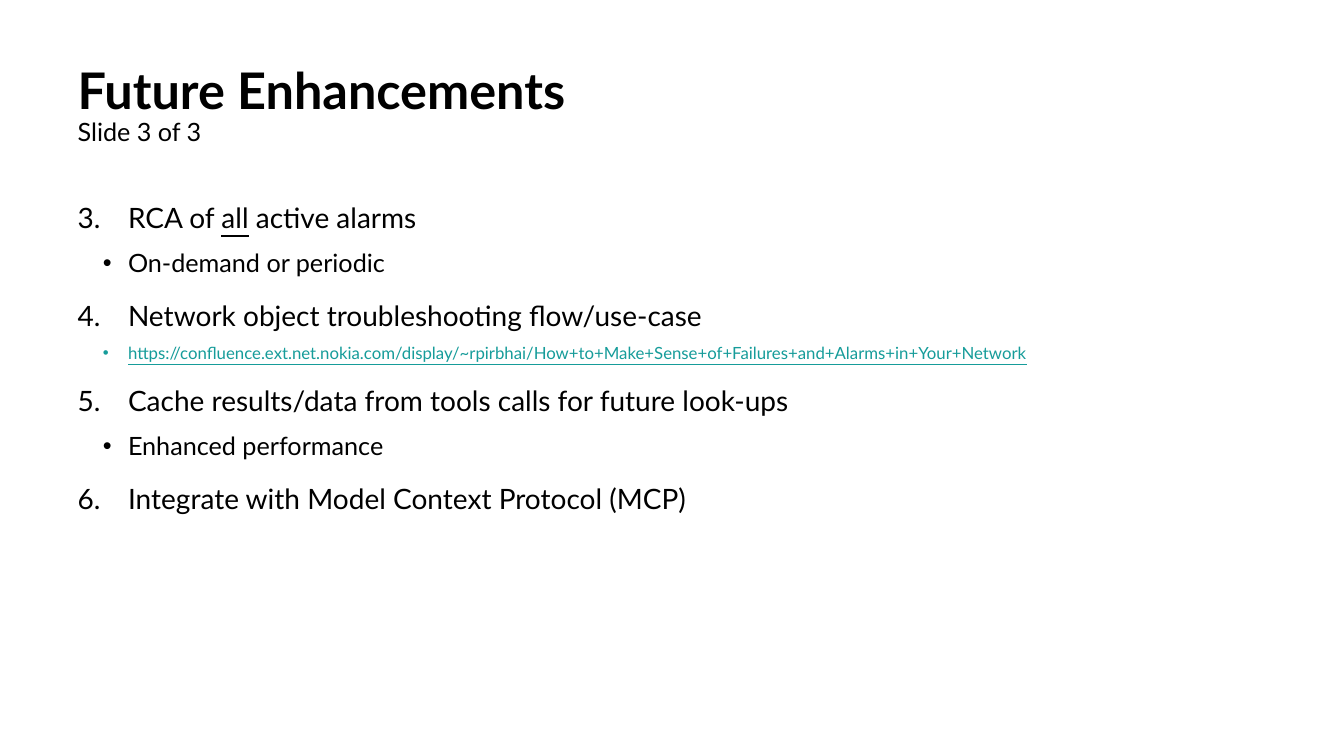
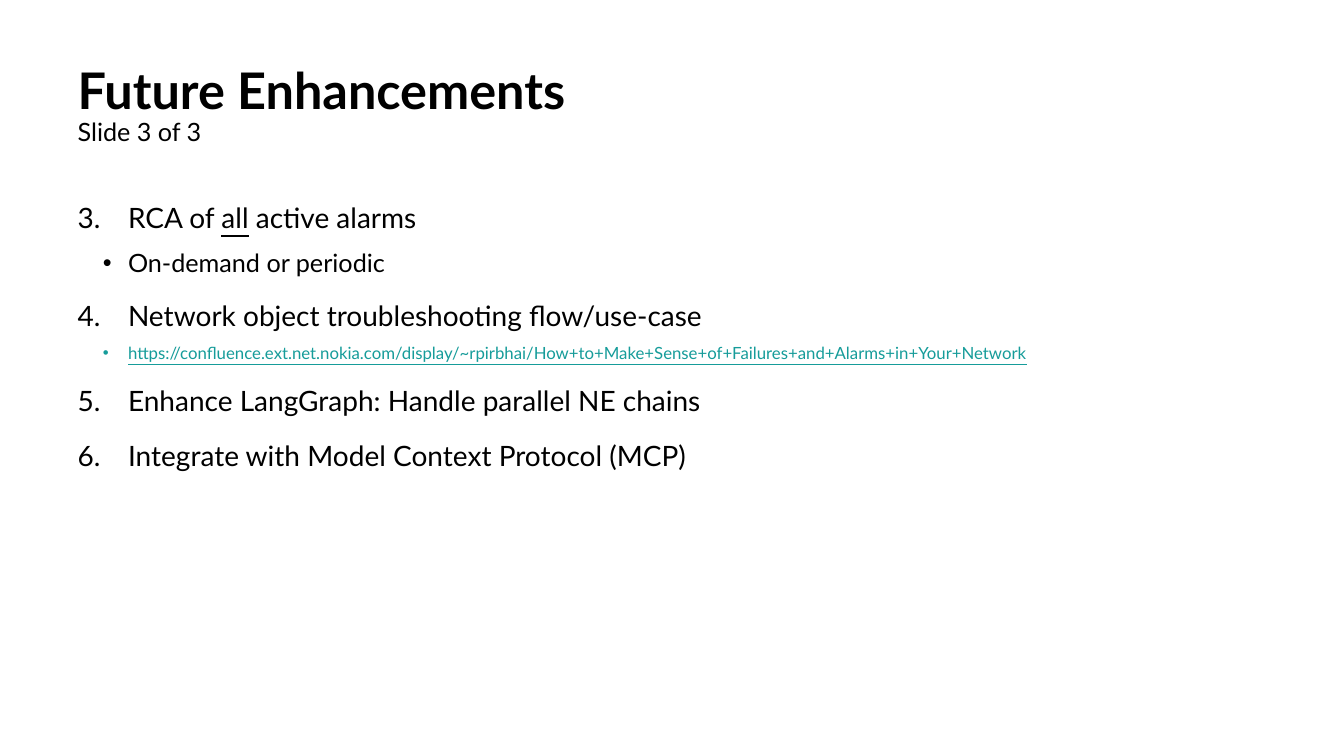
Before and after one commit to ml-rpirbhai/ai_network_rca_agent, a slide deck: slide 17 of Presentation.pptx. Drawn at 1344x756 pixels with LibreOffice and Linux fonts; fonts in the diff are those of the drawing. Boxes give left, top, right and bottom in pixels: in the first picture for what was removed or moved away, otherwise in the second. Text is boxed around its words. In the diff, an @@ line names an element or a change of style, - is before the commit and + after.

```diff
--- a/Presentation.pptx
+++ b/Presentation.pptx
@@ text at bbox=[128, 390, 700, 416]: text changed @@
-5. Cache results/data from tools calls for future look-ups
-  • Enhanced performance
+5. Enhance LangGraph: Handle parallel NE chains
```
Also in this commit, not shown: 4 other slides changed, 10 other files.
